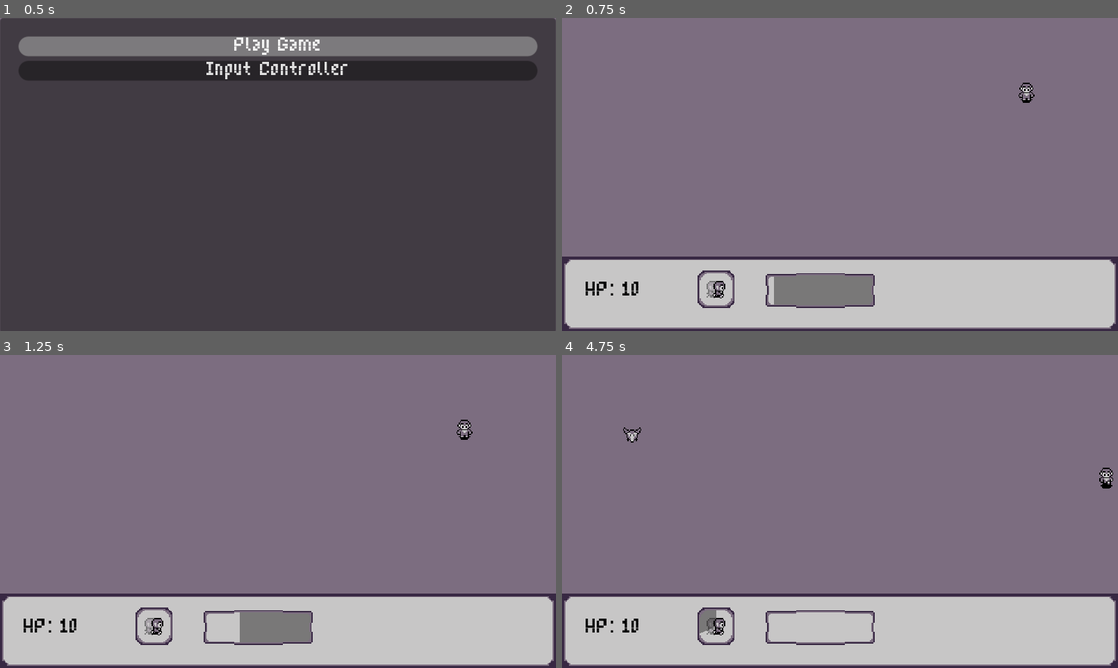
Above: before the commit, frames 1-4 (two rows, left to right).
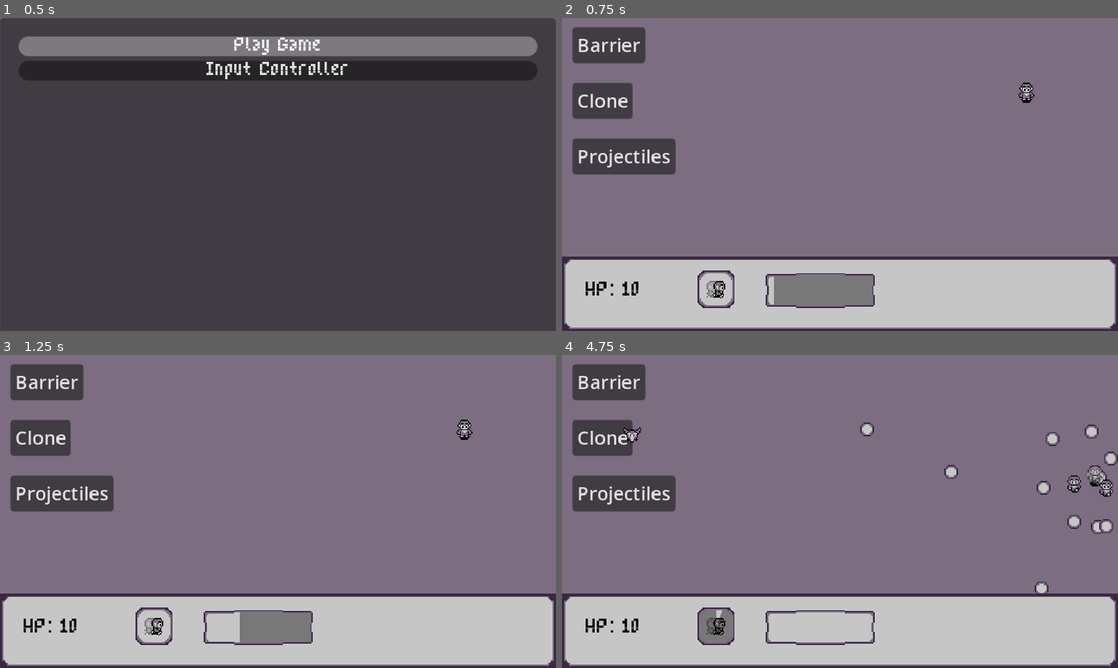
Above: after the commit, the same moments.

Repository: SantiagoBoscan07/Project-Cypher
Game: Godot game, scene res://Scenes/Menu/menu.tscn
The game is run twice, just before and just after one commit, with the same random seed, the same clock (stepped at 60 frames per second) and the same inputs.
Inputs (mouse positions are in pixels of both pictures, inside the frame that each line leads up to):
- Up to frame 1 (0.5 s): no input
- Up to frame 2 (0.75 s): click "Play Game" at 0.5 s
- Up to frame 3 (1.25 s): no input
- Up to frame 4 (4.75 s): click (606, 383) at 1.25 s, where only the run after the commit has a clickable "Barrier"; click (600, 436) at 2 s, where only the run after the commit has a clickable "Clone"; click (623, 492) at 2.75 s, where only the run after the commit has a clickable "Projectiles"; tap Enter at 3.5 s; move the mouse to (962, 495) at 3.52 s; hold Right (moveRight) 3.53-4.28 s; hold Shift (dash) 3.53-4.28 s; click (962, 495) at 3.67 s; move the mouse to (728, 527) at 4.27 s; hold Down (moveDown) from 4.28 s (still down); tap Shift (dash) at 4.35 s

Frame 1 is identical in both runs. In frame 2, 4.8% of the frame differs, in the area x 1-21%, y 2-50%; in frame 3, 4.8%; in frame 4, 6.0%, in the area x 1-100%, y 2-92%.

Commit message:
Iframe bugs fix

Diff:
--- a/project-cypher/Scenes/Enemy/MovingEnemy.tscn
+++ b/project-cypher/Scenes/Enemy/MovingEnemy.tscn
@@ -171,7 +171,6 @@
 
 [node name="Health" type="Node" parent="Components/Misc"]
 script = ExtResource("4_wu48a")
-health = 5
 
 [node name="Hurt" type="Node" parent="Components/Misc" node_paths=PackedStringArray("health", "hurtbox")]
 script = ExtResource("5_2cdik")
--- a/project-cypher/Scenes/Enemy/TankEnemy.tscn
+++ b/project-cypher/Scenes/Enemy/TankEnemy.tscn
@@ -153,7 +153,7 @@
 
 [node name="Health" type="Node" parent="Components/Misc"]
 script = ExtResource("4_rlxb3")
-health = 10
+health = 5
 
 [node name="Hurt" type="Node" parent="Components/Misc" node_paths=PackedStringArray("health", "hurtbox")]
 script = ExtResource("5_ylsm5")
--- a/project-cypher/Scenes/Player/player.tscn
+++ b/project-cypher/Scenes/Player/player.tscn
@@ -22,6 +22,7 @@
 [ext_resource type="Script" path="res://Scripts/Misc/Flash.gd" id="17_5wl1q"]
 [ext_resource type="Script" path="res://Scripts/Player/ProjectileSpawner.gd" id="18_2t5jg"]
 [ext_resource type="Script" path="res://Scripts/Player/Clone.gd" id="18_oe3cd"]
+[ext_resource type="Script" path="res://Scripts/Player/Invulnerable.gd" id="18_qixb1"]
 [ext_resource type="FontFile" uid="uid://b5w4bpcpnvqoj" path="res://Misc/LowGothic_8x10_Regular.ttf" id="21_2jt03"]
 
 [sub_resource type="AnimationNodeAnimation" id="AnimationNodeAnimation_tr412"]
@@ -218,14 +219,11 @@
 anim_speed_min = 1.0
 anim_speed_max = 1.0
 
-[node name="Player" type="CharacterBody2D" node_paths=PackedStringArray("health", "flash", "hurtbox", "iframeTimer") groups=["Player"]]
+[node name="Player" type="CharacterBody2D" node_paths=PackedStringArray("health") groups=["Player"]]
 z_as_relative = false
 script = ExtResource("1_205wi")
 playerSpeed = 75
 health = NodePath("Components/Misc/Health")
-flash = NodePath("Components/Misc/Flash")
-hurtbox = NodePath("Body/Areas/Hurtbox")
-iframeTimer = NodePath("Timer/IFrameDuration")
 
 [node name="Body" type="Node2D" parent="."]
 
@@ -352,10 +350,9 @@
 script = ExtResource("9_86i7t")
 body = NodePath("../../..")
 
-[node name="Dash" type="Node2D" parent="Components/Moveset" node_paths=PackedStringArray("player", "hurtbox", "dashDuration", "dashCooldown", "dashClones", "sprite", "hitbox", "collision")]
+[node name="Dash" type="Node2D" parent="Components/Moveset" node_paths=PackedStringArray("player", "dashDuration", "dashCooldown", "dashClones", "sprite", "hitbox", "collision")]
 script = ExtResource("13_531wn")
 player = NodePath("../../..")
-hurtbox = NodePath("../../../Body/Areas/Hurtbox")
 dashDuration = NodePath("../../../Timer/DashDuration")
 dashCooldown = NodePath("../../../Timer/DashCooldown")
 dashClones = NodePath("../../../Body/Particles/DashParticles")
@@ -378,12 +375,18 @@
 script = ExtResource("17_5wl1q")
 flash = NodePath("../../../Body/Sprites/FlashAnimation")
 
+[node name="Invulnerable" type="Node" parent="Components/Misc" node_paths=PackedStringArray("hurtbox", "flash", "iFrameTimer")]
+script = ExtResource("18_qixb1")
+hurtbox = NodePath("../../../Body/Areas/Hurtbox")
+flash = NodePath("../Flash")
+iFrameTimer = NodePath("../../../Timer/IFrameDuration")
+
 [node name="Power-Ups" type="Node2D" parent="Components"]
 
-[node name="Barrier" type="Node2D" parent="Components/Power-Ups" node_paths=PackedStringArray("barrierTimer", "Hurtbox", "sprite")]
+[node name="Barrier" type="Node2D" parent="Components/Power-Ups" node_paths=PackedStringArray("barrierTimer", "invulnerableNode", "sprite")]
 script = ExtResource("15_4i3y8")
 barrierTimer = NodePath("../../../Timer/BarrierTimer")
-Hurtbox = NodePath("../../../Body/Areas/Hurtbox")
+invulnerableNode = NodePath("../../Misc/Invulnerable")
 sprite = NodePath("../../../Body/Sprites/Barrier")
 
 [node name="ProjectileSpawner" type="Node2D" parent="Components/Power-Ups" node_paths=PackedStringArray("bulletspawner", "power_timer", "durationTimer", "body")]
@@ -430,7 +433,7 @@
 one_shot = true
 
 [node name="BarrierTimer" type="Timer" parent="Timer"]
-wait_time = 10.0
+wait_time = 5.0
 one_shot = true
 
 [node name="CloneTimer" type="Timer" parent="Timer"]
@@ -472,4 +475,4 @@
 [connection signal="timeout" from="Timer/BulletStormDuration" to="Components/Power-Ups/ProjectileSpawner" method="_on_bullet_storm_duration_timeout"]
 [connection signal="timeout" from="Timer/BarrierTimer" to="Components/Power-Ups/Barrier" method="_on_barrier_timer_timeout"]
 [connection signal="timeout" from="Timer/CloneTimer" to="Components/Power-Ups/Clones" method="_on_clone_timer_timeout"]
-[connection signal="timeout" from="Timer/IFrameDuration" to="." method="_on_i_frame_duration_timeout"]
+[connection signal="timeout" from="Timer/IFrameDuration" to="Components/Misc/Invulnerable" method="_on_i_frame_duration_timeout"]
--- a/project-cypher/Scenes/Test/test.tscn
+++ b/project-cypher/Scenes/Test/test.tscn
@@ -22,7 +22,6 @@
 playerSpeed = 100
 
 [node name="Power-Ups Test" type="Control" parent="."]
-visible = false
 layout_mode = 3
 anchors_preset = 0
 offset_left = 1.0
@@ -56,21 +55,6 @@
 offset_bottom = 135.0
 focus_mode = 0
 text = "Projectiles"
-
-[node name="MovingEnemy" parent="." instance=ExtResource("3_fiu32")]
-process_mode = 4
-visible = false
-position = Vector2(176, 112)
-
-[node name="ShootingEnemy" parent="." instance=ExtResource("4_dmhqs")]
-process_mode = 4
-visible = false
-position = Vector2(202, 154)
-
-[node name="TankEnemy" parent="." instance=ExtResource("4_anl6r")]
-process_mode = 4
-visible = false
-position = Vector2(304, 160)
 
 [node name="UI" type="Control" parent="."]
 layout_mode = 3
--- a/project-cypher/Scripts/Globals/Signals.gd
+++ b/project-cypher/Scripts/Globals/Signals.gd
@@ -15,7 +15,7 @@
 signal dashProgress(time: float)
 # Signal used to update progress of dash bar
 signal dashCooldownProgress(time: float)
-
+# Signal to change states
 signal state_changed
 #signal to end powerup
 signal endPowerUp
--- a/project-cypher/Scripts/Player/Barrier.gd
+++ b/project-cypher/Scripts/Player/Barrier.gd
@@ -1,18 +1,18 @@
 extends Node2D
 @export var barrierTimer: Timer
 #@export var barrierBlink: Timer
-@export var Hurtbox: Hurtbox
+@export var invulnerableNode: Invulnerable
 #@export var blinkAnimation: AnimationPlayer
 @export var sprite : Sprite2D
 
 # Called when the node enters the scene tree for the first time.
-func _ready() -> void:
+func _ready():
 	Signals.connect("activateBarrier", activateBarrier)
 	turnOffSprite()
 
 func activateBarrier():
 	sprite.visible = true
-	Hurtbox.isInvulnerable = true
+	invulnerableNode.iFrame(barrierTimer.wait_time)
 	barrierTimer.start()
 
 func turnOffSprite():
@@ -20,5 +20,4 @@
 
 func _on_barrier_timer_timeout() -> void:
 	turnOffSprite()
-	Hurtbox.isInvulnerable = false
 	Signals.emit_signal("endPowerUp")
--- a/project-cypher/Scripts/Player/Dash.gd
+++ b/project-cypher/Scripts/Player/Dash.gd
@@ -1,7 +1,6 @@
 extends Node2D
 class_name Dash
 @export var player: CharacterBody2D
-@export var hurtbox: Hurtbox
 @export var dashDuration: Timer
 @export var dashCooldown: Timer
 @export var dashClones: GPUParticles2D
@@ -23,7 +22,6 @@
 func boost():
 	dashDuration.start()
 	if !isClone:
-		hurtbox.isInvulnerable = true
 		sprite.modulate.a = 0.5
 		dashClones.emitting = true
 		hitbox.process_mode = 0
@@ -45,7 +43,6 @@
 # Once the dash is over it starts a cooldown timer
 func _on_dash_duration_timeout() -> void:
 	if !isClone:
-		hurtbox.isInvulnerable = false
 		dashClones.emitting = false
 		sprite.modulate.a = 1
 		collision.set_deferred("disabled", 0)
--- /dev/null
+++ b/project-cypher/Scripts/Player/Invulnerable.gd
@@ -0,0 +1,29 @@
+extends Node
+class_name Invulnerable
+
+@export var hurtbox: Hurtbox
+@export var flash: Flash
+@export var iFrameTimer: Timer
+var isIframeActive: bool = false
+var initialTime: float
+
+func _ready():
+	initialTime = iFrameTimer.wait_time
+	hurtbox.hurt.connect(func(hitbox:Hitbox):
+		iFrame(initialTime)
+		)
+	Signals.connect("dashProgress", iFrame)
+
+func iFrame(time: float):
+	if !isIframeActive:
+		iFrameTimer.wait_time = time
+		iFrameTimer.start()
+		hurtbox.isInvulnerable = true
+		flash._flash()
+		isIframeActive = true
+
+
+func _on_i_frame_duration_timeout():
+	isIframeActive = false
+	hurtbox.isInvulnerable = false
+	flash._reset()
--- a/project-cypher/Scripts/Player/player.gd
+++ b/project-cypher/Scripts/Player/player.gd
@@ -4,9 +4,6 @@
 signal oneMore()
 @export var playerSpeed: int = 50
 @export var health: Health
-@export var flash: Flash
-@export var hurtbox: Hurtbox
-@export var iframeTimer: Timer
 var lastChance: bool = true
 var lastDirectionFacing: Vector2
 var isMoving: bool = false
@@ -14,15 +11,7 @@
 func _ready():
 	if health:
 		health.connect("no_health", die)
-	if hurtbox:
-		hurtbox.hurt.connect(func(hitbox:Hitbox):
-			iframeActivate()
-			)
 
-func iframeActivate():
-	iframeTimer.start()
-	flash._flash()
-	hurtbox.isInvulnerable = true
 
 
 func die():
@@ -32,8 +21,3 @@
 		lastChance = false
 	else:
 		process_mode = 4
-
-
-func _on_i_frame_duration_timeout() -> void:
-	flash._reset()
-	hurtbox.isInvulnerable = false
Not shown: 1 places in project-cypher/Scenes/Player/player.tscn that only renumber resources
Not shown: 1 places in project-cypher/Scenes/Test/test.tscn that only renumber resources
